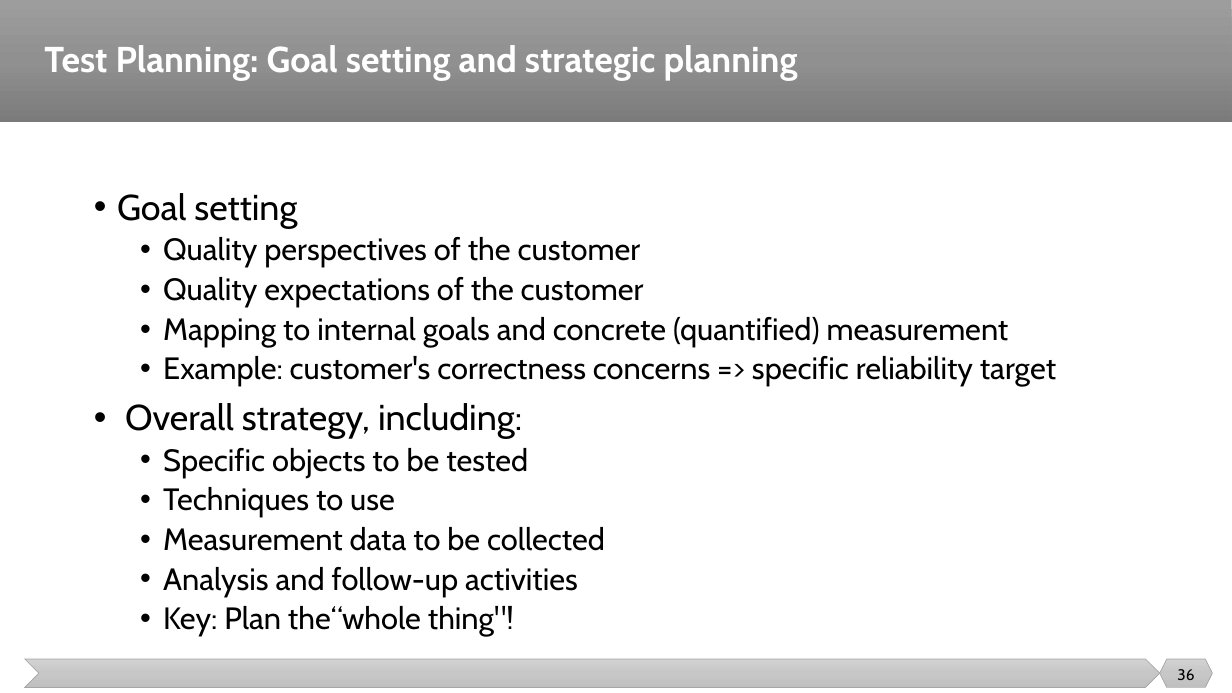
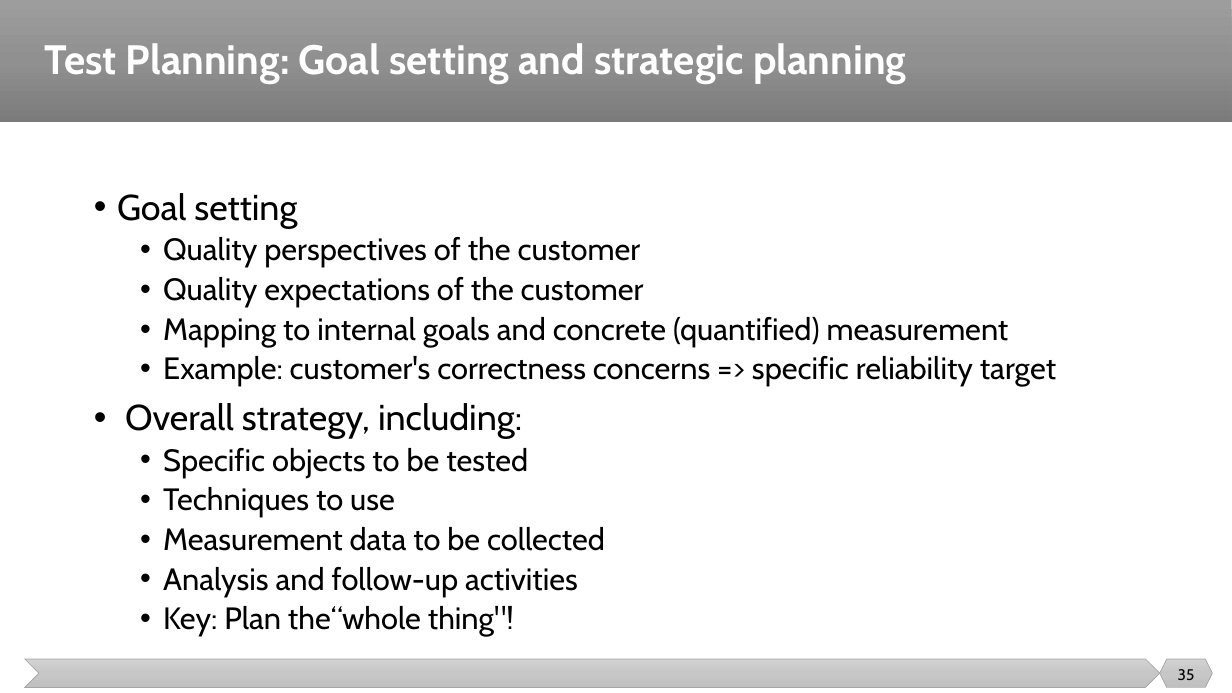
Before and after one commit to malenezi/malenezi, a slide deck: slide 35 of SE401/Lectures/5-Test Management/Test Management.pptx (slide 36 before the commit). Drawn at 1232x693 pixels with LibreOffice and Linux fonts; fonts in the diff are those of the drawing. Boxes give left, top, right and bottom in pixels: in the first picture for what was removed or moved away, otherwise in the second. Text is boxed around its words. In the diff, an @@ line names an element or a change of style, - is before the commit and + after.

```diff
--- a/SE401/Lectures/5-Test Management/Test Management.pptx
+++ b/SE401/Lectures/5-Test Management/Test Management.pptx
@@ title "Test Planning: Goal setting and ..." at [44, 43, 906, 84]: size 28 to 32 pt @@
@@ page number at [1178, 669, 1195, 680]: text changed @@
-36
+35
```
Also in this commit, not shown: 6 other slides changed, 1 slide removed, 1 other file.
